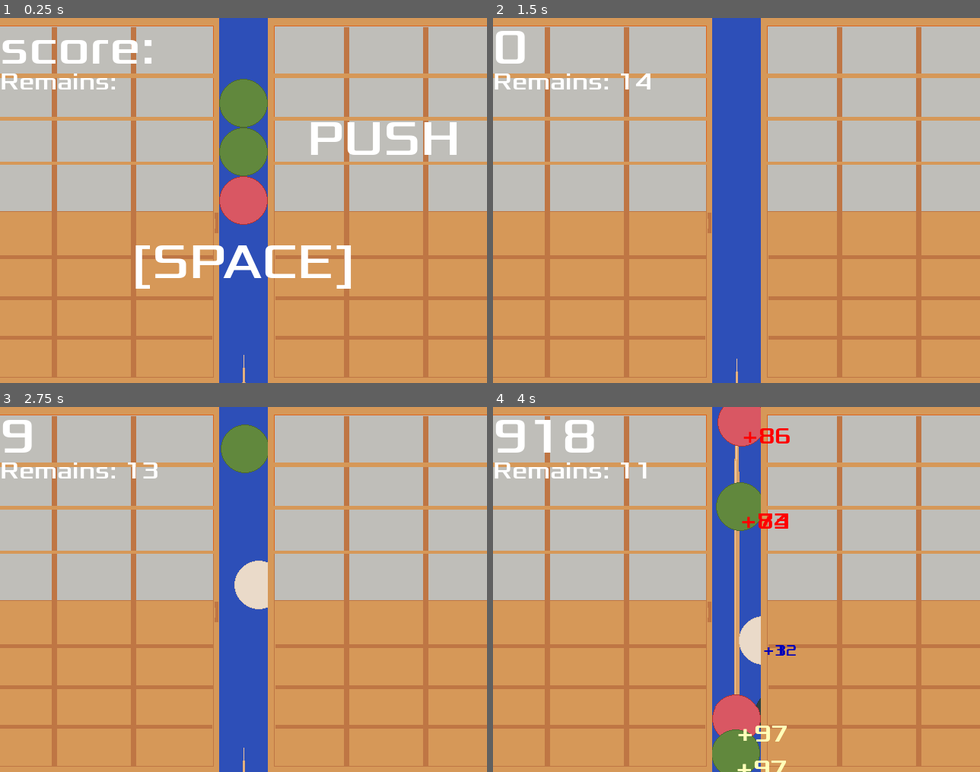
Above: before the commit, frames 1-4 (two rows, left to right).
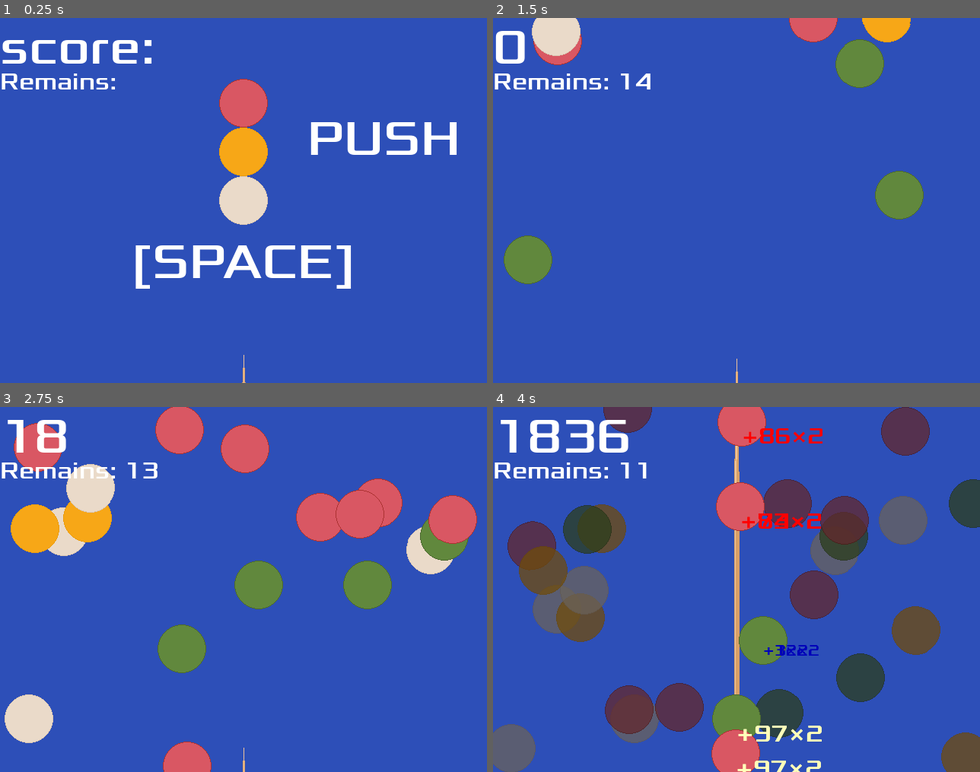
Above: after the commit, the same moments.

Repository: zundouz/ldjam54_odango
Game: Godot game, scene res://main.tscn
Two runs of this game, one before a commit and one after it. Both use one fixed random seed, a clock stepped at 60 frames per second and the inputs below.
Inputs (mouse positions are in pixels of both pictures, inside the frame that each line leads up to):
- Up to frame 1 (0.25 s): no input
- Up to frame 2 (1.5 s): tap Space (space) at 0.5 s; move the mouse to (843, 182) at 0.52 s; hold Up (move_up) 0.53-1.28 s; tap Enter (enter) at 0.6, 1.35 s; move the mouse to (639, 218) at 1.27 s
- Up to frame 3 (2.75 s): move the mouse to (292, 509) at 2.02 s; hold Up (move_up) from 2.03 s (still down); click (292, 509) at 2.1 s; tap Enter (enter) at 2.3 s
- Up to frame 4 (4 s): move the mouse to (712, 662) at 2.77 s; tap Space (space) at 2.85 s; tap Enter (enter) at 3.05, 3.8 s; move the mouse to (882, 644) at 3.52 s; release Up (move_up) at 3.53 s; tap W (w_key) at 3.6 s

The runs differ from the first frame. In frame 1, 90% of the frame differs, in the area x 0-100%, y 0-100%; in frame 2, 89%; in frame 3, 91%; in frame 4, 92%.

Commit message:
feat: ボーナスタイムの点数倍処理の実装

Diff:
--- a/My_Global.gd
+++ b/My_Global.gd
@@ -1,4 +1,8 @@
 extends Node
+
+# 型
+enum game_state_type { Title, InGame, Result }
+enum odango_type_enum { RED, WHITE, GREEN, BONUS }
 
 # グローバル変数の作成
 var score : int = 0
@@ -6,10 +10,10 @@
 var remained_skewer : int = remained_skewer_init_val
 var is_odango_finished : bool = true
 var shotted_alive_dango_amount : int = 0
+var is_now_bonus_time : bool = false
+var all_shotted_odango_kind : Array[odango_type_enum] = []
 
 var is_swing_se_playing_on_odango = false
-
-enum game_state_type { Title, InGame, Result }
 
 var game_state : game_state_type = game_state_type.Title
 
--- a/main.tscn
+++ b/main.tscn
@@ -39,9 +39,11 @@
 [node name="HUD" parent="." instance=ExtResource("4_h58th")]
 
 [node name="bg_shouji_left" parent="." instance=ExtResource("5_r6nah")]
+visible = false
 position = Vector2(128, 240)
 
 [node name="bg_shouji_right" parent="." instance=ExtResource("5_r6nah")]
+visible = false
 position = Vector2(512, 240)
 
 [node name="Node" type="Node" parent="."]
--- a/odango.gd
+++ b/odango.gd
@@ -14,25 +14,24 @@
 
 var shot_hit_judge_val : int = 36
 
-enum odango_type_enum { RED, WHITE, GREEN, BONUS }
-var odango_type : odango_type_enum
+var odango_type : MyGlobal.odango_type_enum
 
 # Called when the node enters the scene tree for the first time.
 func _ready():
 	# TODO: 乱数で色変更
-	var rand_int : int = randi_range(0, 100)
+	var rand_int : int = randi_range(0, 120)
 	if rand_int >= 0 and rand_int < 33:
 		$AnimatedSprite2D.set_animation("red")
-		odango_type = odango_type_enum.RED
+		odango_type = MyGlobal.odango_type_enum.RED
 	elif rand_int >= 33 and rand_int < 66:
 		$AnimatedSprite2D.set_animation("white")
-		odango_type = odango_type_enum.WHITE
+		odango_type = MyGlobal.odango_type_enum.WHITE
 	elif rand_int >= 66 and rand_int < 100:
 		$AnimatedSprite2D.set_animation("green")
-		odango_type = odango_type_enum.GREEN
+		odango_type = MyGlobal.odango_type_enum.GREEN
 	else:
 		$AnimatedSprite2D.set_animation("bonus")
-		odango_type = odango_type_enum.BONUS
+		odango_type = MyGlobal.odango_type_enum.BONUS
 
 	$AnimatedSprite2D.play()
 
@@ -59,6 +58,7 @@
 				$SeSwing.play()
 			is_shot = true;
 			MyGlobal.shotted_alive_dango_amount = MyGlobal.shotted_alive_dango_amount + 1
+			MyGlobal.all_shotted_odango_kind.append(odango_type)
 			z_index = 10;
 			MyGlobal.is_odango_finished = false
 			linear_velocity = Vector2.ZERO
@@ -69,7 +69,10 @@
 			var added_score : int = center_bonus * 2.77 + 1 # 慈悲の1点
 			if MyGlobal.remained_skewer != MyGlobal.remained_skewer_init_val - 1:
 				# スコア加算
-				MyGlobal.score += added_score # 慈悲の1点
+				if MyGlobal.is_now_bonus_time == true:
+					MyGlobal.score += (added_score * 2)
+				else:
+					MyGlobal.score += added_score
 				# ボーナスUIの表示
 				if center_bonus_label != null:
 					show_bonus_ui(added_score, center_bonus)
@@ -82,6 +85,20 @@
 
 			MyGlobal.shotted_alive_dango_amount = MyGlobal.shotted_alive_dango_amount - 1
 			# その後、お団子が消える
+
+			# ボーナス処理
+			# どのケースにおいても無効化
+			# TODO: 配列で判定
+			if (MyGlobal.is_now_bonus_time == true
+				and MyGlobal.all_shotted_odango_kind.has(MyGlobal.odango_type_enum.BONUS) != true):
+				MyGlobal.is_now_bonus_time = false
+			# ボーナス団子とってたら有効
+			if odango_type == MyGlobal.odango_type_enum.BONUS:
+				MyGlobal.is_now_bonus_time = true
+
+			# 配列の後始末は、一番最後の団子に任せる
+			if MyGlobal.shotted_alive_dango_amount == 0:
+				MyGlobal.all_shotted_odango_kind.clear()
 			queue_free()
 
 	if MyGlobal.game_state == MyGlobal.game_state_type.Title:
@@ -89,7 +106,7 @@
 		return
 
 	do_slowly_when_not_shotted_odango()
-	print(MyGlobal.shotted_alive_dango_amount)
+	print(MyGlobal.is_now_bonus_time)
 
 ## 画面外に言ったらfreeして消えてもらう
 #func _on_visible_on_screen_notifier_2d_screen_exited():
@@ -102,7 +119,11 @@
 		center_bonus_label_instance.set_rotation(rotation * -1.0) # 団子の回転情報をもとにUIを補正
 	else:
 		center_bonus_label_instance.set_rotation(rotation * -1.0)
-	center_bonus_label_instance.text = "+" + str(added_score)
+
+	if MyGlobal.is_now_bonus_time == true:
+		center_bonus_label_instance.text = "+" + str(added_score) + "×2"
+	else:
+		center_bonus_label_instance.text = "+" + str(added_score)
 	add_child(center_bonus_label_instance)
 
 	# tween をするために add_child の後ろに書く
